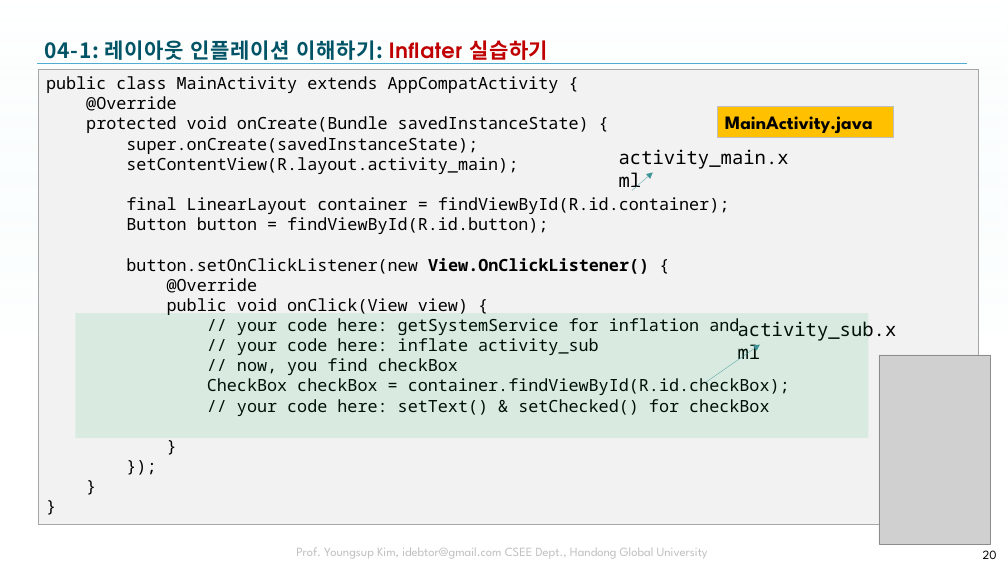
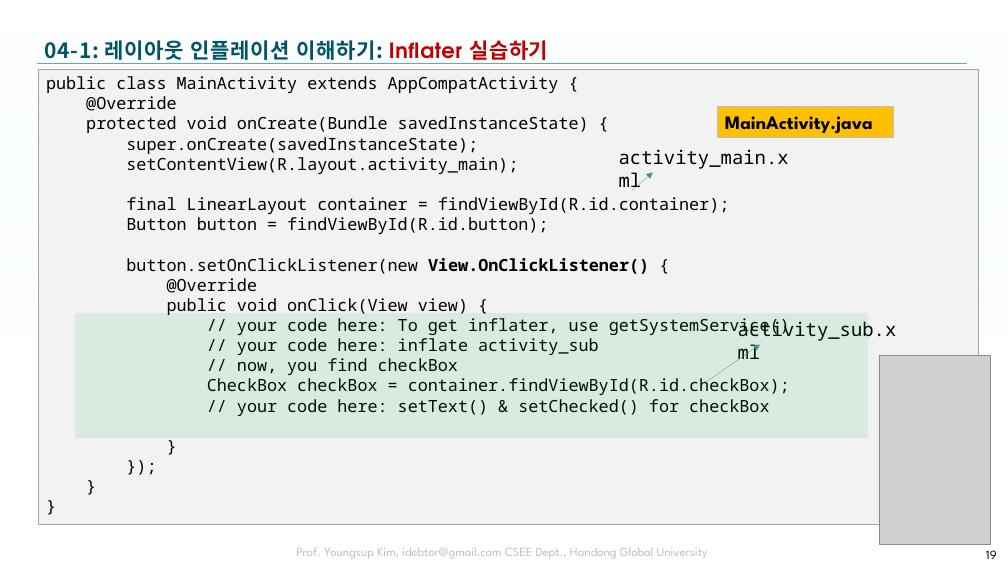
Before and after one commit to tae7841/HuStarAS, a slide deck: slide 19 of ppts/04Activity.pptx (slide 20 before the commit). Drawn at 1008x567 pixels with LibreOffice and Linux fonts; fonts in the diff are those of the drawing; grey boxes stand for pictures; background and template pictures are left out. Boxes give left, top, right and bottom in pixels: in the first picture for what was removed or moved away, otherwise in the second. Text is boxed around its words. In the diff, an @@ line names an element or a change of style, - is before the commit and + after.

```diff
--- a/ppts/04Activity.pptx
+++ b/ppts/04Activity.pptx
@@ text in rectangle at <box>237,318,790,336</box>: text changed @@
-// your code here: getSystemService for inflation and
+// your code here: To get inflater, use getSystemService()
@@ page number at <box>986,550,997,559</box>: text changed @@
-20
+19
```
Also in this commit, not shown: 17 other slides changed, 1 slide added, 1 slide removed, 1 other file.
